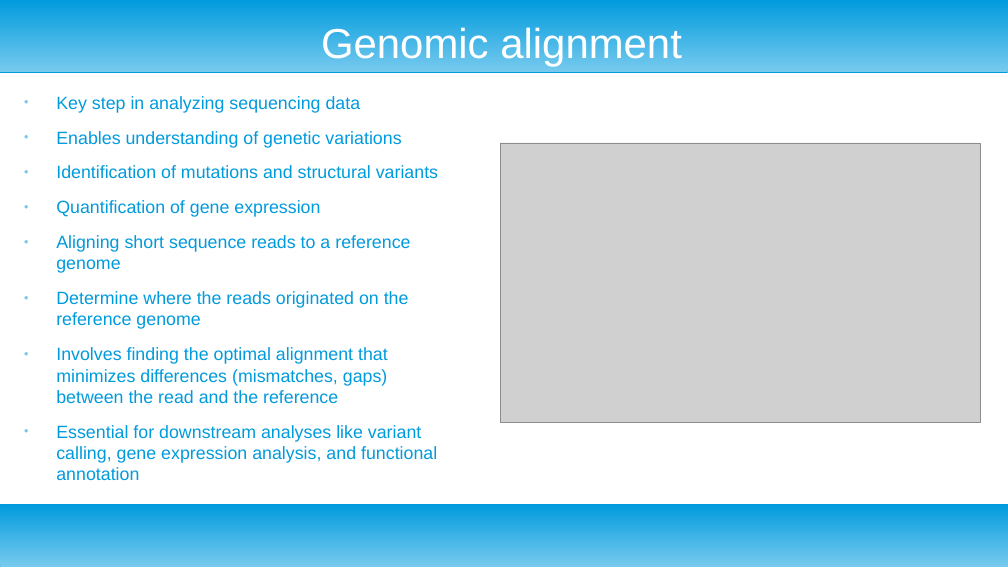
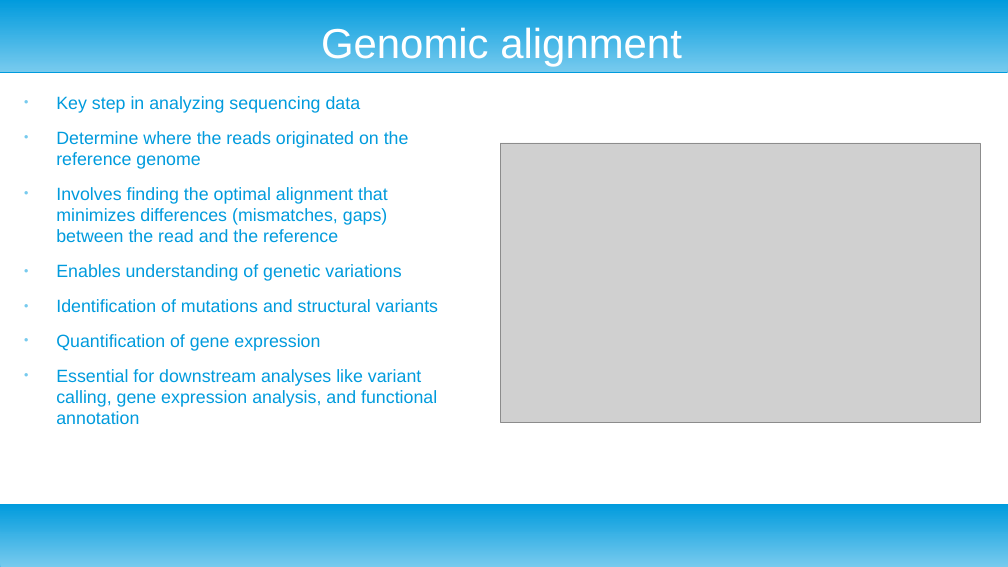
Before and after one commit to ngualand/Introduction_to_bioinformatics, a slide deck: slide 2 of Slides/Mapping files and common genomic arithmetics.odp. Drawn at 1008x567 pixels with LibreOffice and Linux fonts; fonts in the diff are those of the drawing; grey boxes stand for pictures. Boxes give left, top, right and bottom in pixels: in the first picture for what was removed or moved away, otherwise in the second. Text is boxed around its words. In the diff, an @@ line names an element or a change of style, - is before the commit and + after.

```diff
--- a/Slides/Mapping files and common genomic arithmetics.odp
+++ b/Slides/Mapping files and common genomic arithmetics.odp
@@ text at bbox=[56, 131, 409, 242]: paragraphs added @@
+● Determine where the reads originated on the reference genome
+● Involves finding the optimal alignment that minimizes differences (mismatches, gaps) between the read and the reference
@@ text at bbox=[56, 235, 410, 403]: paragraphs removed @@
-● Aligning short sequence reads to a reference genome
-● Determine where the reads originated on the reference genome
-● Involves finding the optimal alignment that minimizes differences (mismatches, gaps) between the read and the reference
```
Also in this commit, not shown: 7 other slides changed, 3 other files.
